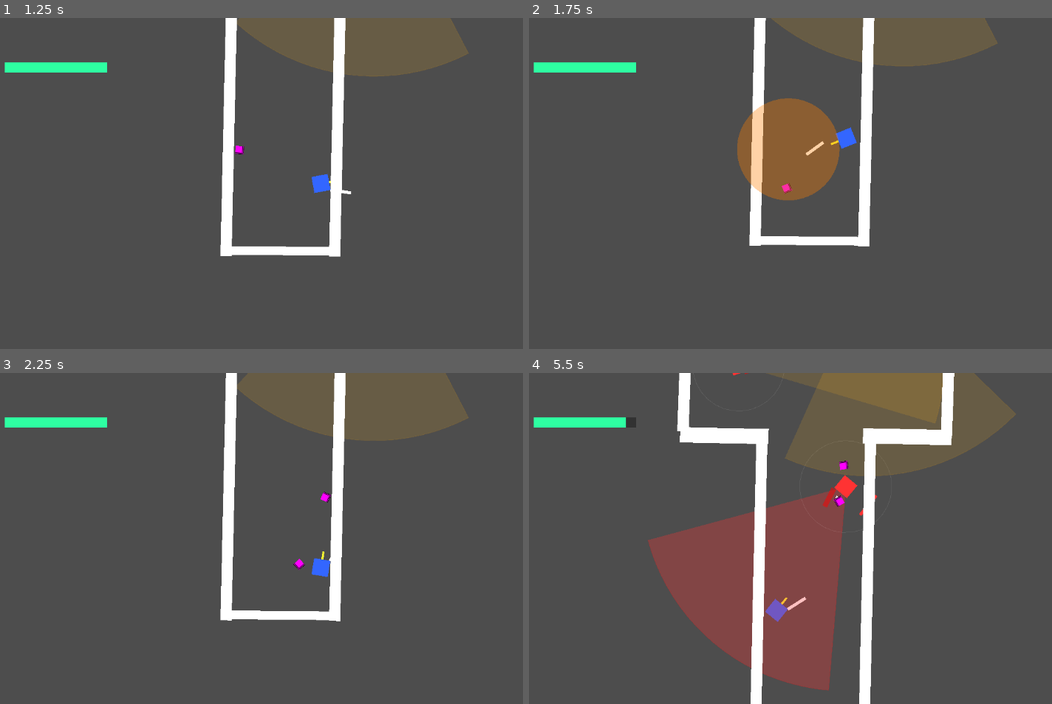
Above: before the commit, frames 1-4 (two rows, left to right).
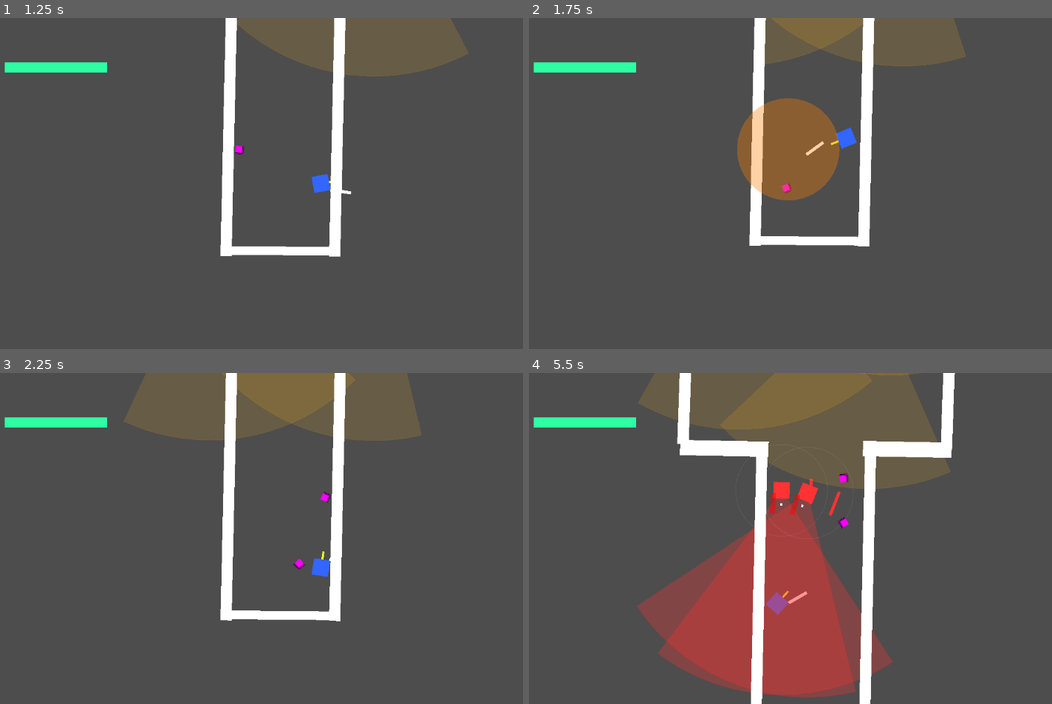
Above: after the commit, the same moments.

Repository: chimoochi/flash-fire
Game: Godot game, scene res://workspace.tscn
Two runs of this game, one before a commit and one after it. Both use one fixed random seed, a clock stepped at 60 frames per second and the inputs below.
Inputs (mouse positions are in pixels of both pictures, inside the frame that each line leads up to):
- Up to frame 1 (1.25 s): tap Enter at 0.5 s; move the mouse to (407, 166) at 0.52 s; hold D (MoveRight) from 0.53 s (still down); tap Space (shoot) at 0.6 s
- Up to frame 2 (1.75 s): move the mouse to (691, 200) at 1.27 s; release D (MoveRight) at 1.28 s; hold S (MoveDown) from 1.28 s (still down); tap Shift (Dash) at 1.35 s; tap Space (shoot) at 1.55 s
- Up to frame 3 (2.25 s): move the mouse to (339, 465) at 2.02 s; release S (MoveDown) at 2.03 s; hold D (MoveRight) from 2.03 s (still down); tap Space (shoot) at 2.1 s
- Up to frame 4 (5.5 s): move the mouse to (780, 604) at 2.77 s; release D (MoveRight) at 2.78 s; hold W (MoveUp) 2.78-3.53 s; tap R at 2.85 s; tap Space (shoot) at 3.05, 3.6, 4.55, 5.1 s; move the mouse to (984, 588) at 3.52 s; hold A (MoveLeft) 3.53-5.03 s; move the mouse to (628, 488) at 4.27 s; tap Shift (Dash) at 4.35 s; move the mouse to (837, 538) at 5.02 s; hold S (MoveDown) from 5.03 s (still down)

Frame 1 is identical in both runs. In frame 2, 1.4% of the frame differs, in the area x 45-90%, y 0-14%; in frame 3, 5.6%; in frame 4, 29%, in the area x 18-94%, y 0-100%.

Commit message:
lightning service & ai goes to last seen position

Diff:
--- a/GodotGame/enemy/enemy bad.gd
+++ b/GodotGame/enemy/enemy bad.gd
@@ -18,7 +18,7 @@
 const ENEMY_MELEE_KNOCKBACK := 500.0
 const ENEMY_MELEE_DURATION := 0.5
 
-enum State {IDLE, CHASING, SUSPICIOUS}
+enum State {IDLE, CHASING, SUSPICIOUS, FROZEN}
 
 var EnemyState: Dictionary = {
 	"health": 100,
@@ -27,9 +27,11 @@
 	"behavior": State.IDLE
 }
 var target: Node2D = null
+var last_known_position: Vector2 = Vector2.ZERO
 
 var patience_timer := 0.0
 var scan_angle := 0.0
+var idle_look_angle := 0.0
 
 @onready var ray_cast: RayCast2D = $RayCast2D
 var health_bar_scene = preload("res://enemy/health_bar.tscn")
@@ -46,6 +48,8 @@
 	_acquire_target()
 	_setup_health_bar()
 	_setup_melee()
+
+	idle_look_angle = rotation
 
 func _setup_melee() -> void:
 	melee_pivot = Node2D.new()
@@ -116,6 +120,8 @@
 				_set_state(State.CHASING)
 			elif _can_hear_target():
 				if _has_clear_line_of_fire(): _set_state(State.CHASING)
+			else:
+				_smooth_rotate(idle_look_angle, delta)
 			_apply_movement(Vector2.ZERO)
 
 		State.CHASING:
@@ -129,7 +135,16 @@
 			if can_see_player:
 				_set_state(State.CHASING)
 			else:
-				_perform_search(delta)
+				var dist_to_last_known = global_position.distance_to(last_known_position)
+				if dist_to_last_known > STOPPING_DISTANCE:
+					var dir = global_position.direction_to(last_known_position)
+					_smooth_rotate(dir.angle(), delta)
+					_apply_movement(dir * move_speed)
+				else:
+					_perform_search(delta)
+					_apply_movement(Vector2.ZERO)
+
+		State.FROZEN:
 			_apply_movement(Vector2.ZERO)
 
 	queue_redraw()
@@ -143,6 +158,9 @@
 	var dir_to_target = global_position.direction_to(target.global_position)
 	var dist_to_target = global_position.distance_to(target.global_position)
 
+
+	last_known_position = target.global_position
+
 	_smooth_rotate(dir_to_target.angle(), delta)
 
 	var drive = Vector2.ZERO
@@ -150,7 +168,7 @@
 		drive = dir_to_target * move_speed
 
 		# TODO: attack range should overlap with stopping distance
-	if dist_to_target <100:
+	if dist_to_target < 100:
 		swing_melee.swing(self, ENEMY_MELEE_DAMAGE, ENEMY_MELEE_KNOCKBACK, ENEMY_MELEE_DURATION)
 
 	_apply_movement(drive)
@@ -224,6 +242,11 @@
 
 	#circle
 	draw_arc(Vector2.ZERO, hearing_range, 0, TAU, 32, Color(1, 1, 1, 0.1), 1.0)
+
+	if EnemyState["behavior"] == State.SUSPICIOUS:
+		var local_last_known = to_local(last_known_position)
+		draw_line(local_last_known - Vector2(10, 10), local_last_known + Vector2(10, 10), Color(1, 1, 0, 0.5), 2)
+		draw_line(local_last_known - Vector2(10, -10), local_last_known + Vector2(10, -10), Color(1, 1, 0, 0.5), 2)
 
 func take_damage(amount: int) -> void:
 	EnemyState["health"] -= amount
@@ -235,3 +258,31 @@
 func die() -> void:
 	EnemyState["is_alive"] = false
 	queue_free()
+
+func hear_noise(source_pos: Vector2, range_dist: float) -> void:
+	if EnemyState["behavior"] != State.IDLE:
+		return
+
+	var dist = global_position.distance_to(source_pos)
+	if dist <= range_dist:
+		# print("Heard noise at ", source_pos)
+		var dir = global_position.direction_to(source_pos)
+		idle_look_angle = dir.angle()
+
+func freeze(duration: float) -> void:
+	if EnemyState["behavior"] == State.FROZEN:
+		return
+
+	var prev_state = EnemyState["behavior"]
+	EnemyState["behavior"] = State.FROZEN
+
+	modulate = Color(0.5, 0.5, 1.0) # Blue tint
+
+	await get_tree().create_timer(duration).timeout
+
+	if EnemyState["is_alive"]:
+		if prev_state != State.FROZEN:
+			EnemyState["behavior"] = prev_state
+		else:
+			EnemyState["behavior"] = State.CHASING # Default fallback
+		modulate = Color.WHITE
--- a/GodotGame/player/player.gd
+++ b/GodotGame/player/player.gd
@@ -36,6 +36,7 @@
 
 	"can_shoot": false,
 	"can_throw": true,
+	"can_lightning": true,
 
 
 	"is_dashing": false,
@@ -144,10 +145,15 @@
 	bullet.global_position = global_position
 	bullet.rotation = rotation
 
+	NoiseService.emit_noise(get_tree(), global_position, 500.0)
+
 func _input(event: InputEvent) -> void:
 	if event is InputEventKey and event.pressed and not event.echo:
 		if event.keycode == KEY_SPACE:
-			throw_item()
+			if PlayerState["can_throw"]:
+				throw_item()
+			if PlayerState.get("can_lightning", false):
+				LightningService.activate(self)
 		elif event.keycode == KEY_R:
 			spawn_wall()
 
--- /dev/null
+++ b/GodotGame/scripts/services/LightningService.gd
@@ -0,0 +1,67 @@
+class_name LightningService
+extends Object
+
+## Activates the chain lightning effect from the player
+static func activate(player: Node2D, range_dist: float = 400.0, fov: float = 70.0, max_chain: float = 400.0, max_targets: int = 10) -> void:
+	var tree = player.get_tree()
+	var enemies = tree.get_nodes_in_group("Enemy")
+
+	if enemies.is_empty():
+		return
+
+	var hit_enemies = []
+	var current_source = player
+	var current_position = player.global_position
+
+	for i in range(max_targets):
+		var best_candidate = null
+		var closest_dist = INF
+
+		for enemy in enemies:
+			if not is_instance_valid(enemy): continue
+			if enemy in hit_enemies: continue
+
+			var dist = current_position.distance_to(enemy.global_position)
+
+
+			if i == 0:
+				if dist > range_dist: continue
+				var player_dir = Vector2.RIGHT.rotated(player.rotation)
+				var dir_to_enemy = (enemy.global_position - player.global_position).normalized()
+				var angle_to = player_dir.angle_to(dir_to_enemy)
+				if abs(angle_to) > deg_to_rad(fov / 2.0): continue
+
+			else:
+				if dist > max_chain: continue
+
+			if dist < closest_dist:
+				closest_dist = dist
+				best_candidate = enemy
+
+		if best_candidate:
+			var width = 4.0 if i == 0 else 2.0
+			var parent = player.get_parent()
+			_create_lightning(parent, current_position, best_candidate.global_position, width)
+
+			if best_candidate.has_method("freeze"):
+				best_candidate.freeze(0.5)
+
+			hit_enemies.append(best_candidate)
+			current_source = best_candidate
+			current_position = best_candidate.global_position
+		else:
+			break
+
+static func _create_lightning(parent: Node, start: Vector2, end: Vector2, width: float) -> void:
+	var line = Line2D.new()
+	line.width = width
+	line.default_color = Color(0.4, 0.6, 1.0, 1.0) # Light blue
+	line.add_point(start)
+	line.add_point(end)
+
+	parent.add_child(line)
+
+	# Fade out animation
+	var tween = parent.create_tween()
+	tween.tween_property(line, "modulate:a", 0.0, 0.2)
+	tween.tween_callback(line.queue_free)
--- /dev/null
+++ b/GodotGame/scripts/services/NoiseService.gd
@@ -0,0 +1,7 @@
+class_name NoiseService
+extends Object
+
+
+static func emit_noise(tree: SceneTree, position: Vector2, range_distance: float) -> void:
+	#TODO: EMIT NOISES HERE
+	tree.call_group("Enemy", "hear_noise", position, range_distance)
--- a/GodotGame/scripts/services/ThrowableService.gd
+++ b/GodotGame/scripts/services/ThrowableService.gd
@@ -54,6 +54,8 @@
 	explosion.radius = radius # Set the radius for visualization
 	tree.root.add_child(explosion)
 
+	NoiseService.emit_noise(tree, position, 1000.0)
+
 	var space_state = tree.root.get_world_2d().direct_space_state
 
 	var shape = CircleShape2D.new()
Not shown, added: GodotGame/scripts/services/LightningService.gd.uid
Not shown, added: GodotGame/scripts/services/NoiseService.gd.uid
